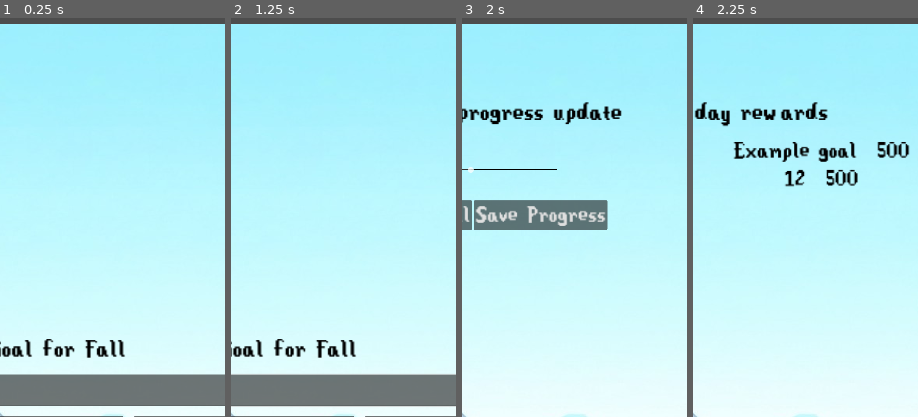
Above: before the commit, frames 1-4 (left to right).
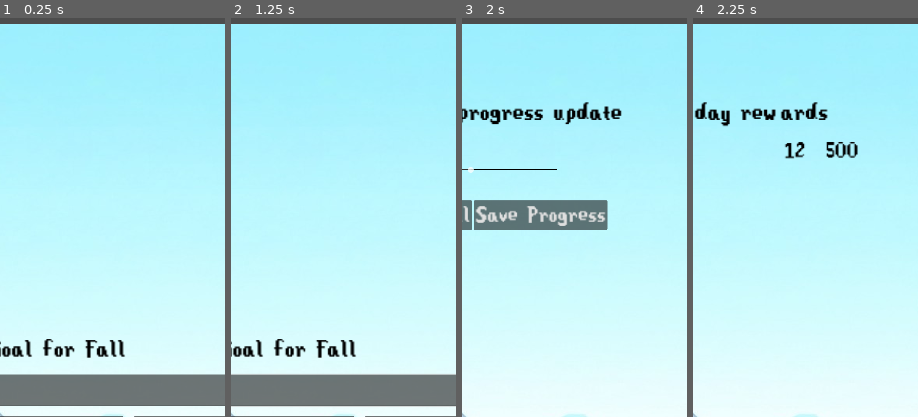
Above: after the commit, the same moments.

Repository: codyromano/stardew
Game: Godot game, scene res://scenes/ResolutionCreation.tscn
Same seed, same stepped clock (60 frames per second), same inputs: the game is played once before the commit and once after it.
Inputs (mouse positions are % of the whole screen's width and height, from its top left):
- Up to frame 1 (0.25 s): no input
- Up to frame 2 (1.25 s): click (50, 47) at 0.52 s; type "12" at 0.6 s
- Up to frame 3 (2 s): click "Create" at 1.25 s
- Up to frame 4 (2.25 s): click "Save Progress" at 2 s
The pictures show only the part of the screen within x 22-72%, y 0-50%; the shares and areas given below are measured in that part.

Frames 1-3 are identical in both runs. In frame 4, 2.4% of the frame differs, in the area x 17-97%, y 31-43%.

Commit message:
remove duplicate scene instances

Diff:
--- a/scenes/EndOfDayRewards.tscn
+++ b/scenes/EndOfDayRewards.tscn
@@ -1,9 +1,8 @@
-[gd_scene load_steps=7 format=3 uid="uid://damjiako1mjad"]
+[gd_scene load_steps=6 format=3 uid="uid://damjiako1mjad"]
 
 [ext_resource type="Script" path="res://scripts/EndOfDayRewards.gd" id="1_4yo7t"]
 [ext_resource type="Theme" uid="uid://djgs4bheeqxx0" path="res://themes/DefaultTheme.tres" id="2_cry62"]
 [ext_resource type="FontFile" uid="uid://l112wvmrrq0" path="res://assets/fonts/Stardew_Valley.ttf" id="3_koo61"]
-[ext_resource type="PackedScene" uid="uid://cf60158f3xq0g" path="res://scenes/RewardContainer.tscn" id="4_on52p"]
 [ext_resource type="Texture2D" uid="uid://bx6042h3dqq7f" path="res://assets/images/winter.jpg" id="6_ppkmv"]
 
 [sub_resource type="LabelSettings" id="LabelSettings_6ehhk"]
@@ -39,9 +38,6 @@
 [node name="AllRewardsContainer" type="VBoxContainer" parent="Control/VBoxContainer"]
 layout_mode = 2
 
-[node name="RewardContainer" parent="Control/VBoxContainer/AllRewardsContainer" instance=ExtResource("4_on52p")]
-layout_mode = 2
-
 [node name="SeasonableBG" type="Sprite2D" parent="."]
 z_index = -1
 position = Vector2(546, 976)
--- a/scenes/ProgressReport.tscn
+++ b/scenes/ProgressReport.tscn
@@ -1,9 +1,8 @@
-[gd_scene load_steps=9 format=3 uid="uid://lg0n88rowfg6"]
+[gd_scene load_steps=8 format=3 uid="uid://lg0n88rowfg6"]
 
 [ext_resource type="Script" path="res://scripts/ProgressReport.gd" id="1_83ihh"]
 [ext_resource type="Theme" uid="uid://djgs4bheeqxx0" path="res://themes/DefaultTheme.tres" id="2_lf6ie"]
 [ext_resource type="FontFile" uid="uid://l112wvmrrq0" path="res://assets/fonts/Stardew_Valley.ttf" id="3_svvu0"]
-[ext_resource type="PackedScene" uid="uid://dcklort5ddv3i" path="res://scenes/category_progress_row.tscn" id="4_l8xol"]
 [ext_resource type="Script" path="res://scripts/AddGoalButton.gd" id="5_utwj2"]
 [ext_resource type="Script" path="res://scripts/SaveProgressButton.gd" id="6_50mgs"]
 [ext_resource type="Texture2D" uid="uid://bx6042h3dqq7f" path="res://assets/images/winter.jpg" id="6_c8mkd"]
@@ -39,10 +38,6 @@
 layout_mode = 2
 text = "Share progress update"
 label_settings = SubResource("LabelSettings_ek5di")
-
-[node name="CategoryProgressRow" parent="Control/VBoxContainer" instance=ExtResource("4_l8xol")]
-visible = false
-layout_mode = 2
 
 [node name="CategoryProgressRowsContainer" type="VBoxContainer" parent="Control/VBoxContainer"]
 custom_minimum_size = Vector2(0, 500)
--- a/scripts/SaveProgressButton.gd
+++ b/scripts/SaveProgressButton.gd
@@ -17,8 +17,6 @@
 		var label = node.get_node("Control/Label")
 		var slider = node.get_node("Control/HSlider")
 
-
-		# TODO: Why is this being instantiated with the default text?
 		if label.text == "Example category":
 			continue
 
@@ -27,5 +25,4 @@
 			slider.value
 		);
 
-		# print(GameStateManager.get_latest_progress_update(label.text))
 	get_tree().change_scene_to_file("res://scenes/EndOfDayRewards.tscn")
